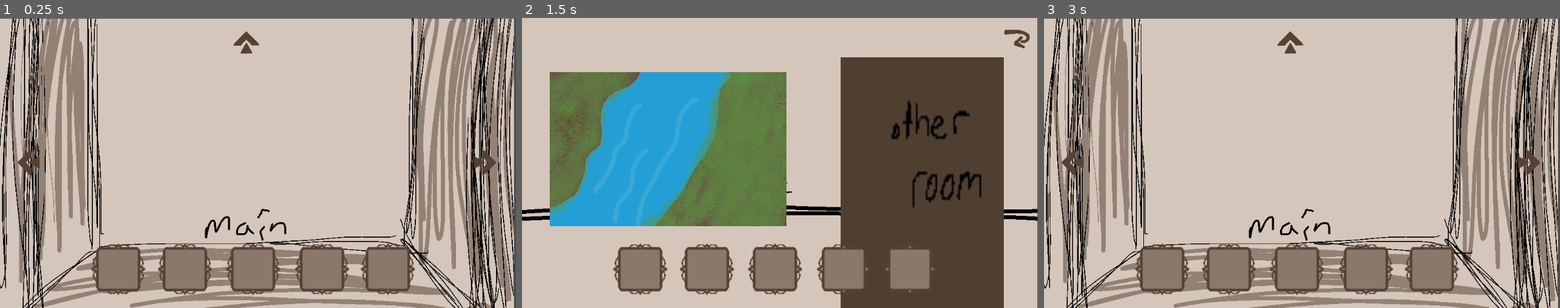
Above: before the commit, frames 1-3 (left to right).
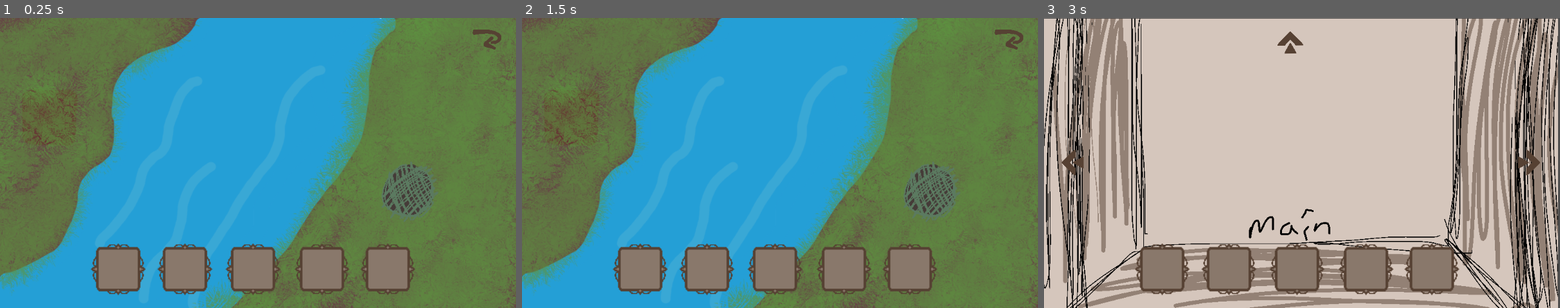
Above: after the commit, the same moments.

Repository: yaliu10/Escape-Room
Game: Godot game, scene res://room.tscn
Two runs of this game, one before a commit and one after it. Both use one fixed random seed, a clock stepped at 60 frames per second and the inputs below.
Inputs (mouse positions are in pixels of both pictures, inside the frame that each line leads up to):
- Up to frame 1 (0.25 s): no input
- Up to frame 2 (1.5 s): tap Enter at 0.5 s; drag from (552, 163) to (640, 270) at 0.52 s; tap Space at 1.25 s; drag from (1001, 163) to (640, 270) at 1.27 s
- Up to frame 3 (3 s): tap Enter at 2 s; move the mouse to (1291, 47) at 2.02 s; click (1291, 47) at 2.17 s; tap Space at 2.75 s; drag from (1539, 38) to (1229, 267) at 2.77 s

The runs differ from the first frame. In frame 1, 93% of the frame differs, in the area x 0-100%, y 0-100%; in frame 2, 83%; in frame 3, nothing differs.

Commit message:
key 2 done

Diff:
--- a/escape-room/room.gd
+++ b/escape-room/room.gd
@@ -232,6 +232,7 @@
 				area.get_parent().queue_free()
 				Input.set_custom_mouse_cursor(cursor)
 
+
 func _on_closed_flower_area_area_entered(area: Area2D) -> void:
 	if area.is_in_group("item"):
 			if area.get_parent().item_id == 2:
@@ -242,3 +243,10 @@
 				empty_slot(area.get_parent().drop_location_id)
 				area.get_parent().queue_free()
 				Input.set_custom_mouse_cursor(cursor)
+
+
+func _on_closed_trap_area_input_event(viewport: Node, event: InputEvent, shape_idx: int) -> void:
+	if event is InputEventMouseButton and event.button_index == MOUSE_BUTTON_LEFT:
+			$"In Left Painting/Open Trap".visible = true
+			$"In Left Painting/Closed Trap".queue_free()
+			$"In Left Painting/River Key". visible = true
--- a/escape-room/room.tscn
+++ b/escape-room/room.tscn
@@ -15,9 +15,12 @@
 [ext_resource type="Script" path="res://Scripts/item.gd" id="12_6j7kt"]
 [ext_resource type="Texture2D" uid="uid://bpxq4eq2ofdtj" path="res://art/IMG_2857.PNG" id="13_kk5r4"]
 [ext_resource type="Texture2D" uid="uid://ks7jr0qw0w5j" path="res://art/IMG_2858.PNG" id="13_nqj54"]
+[ext_resource type="Texture2D" uid="uid://cjj0w5nq385m1" path="res://art/IMG_2860.PNG" id="15_bv533"]
 [ext_resource type="Texture2D" uid="uid://dxwpnls8cv6ed" path="res://art/IMG_2862.PNG" id="15_kdw0l"]
 [ext_resource type="Texture2D" uid="uid://ce4f4wrwh13xj" path="res://art/IMG_2861.PNG" id="16_22rhc"]
+[ext_resource type="Texture2D" uid="uid://dklo3a56i6ypn" path="res://art/IMG_2859.PNG" id="16_fw5fg"]
 [ext_resource type="Texture2D" uid="uid://b7eimlxrbmt72" path="res://art/Hollyhock.png" id="17_k5f7d"]
+[ext_resource type="Texture2D" uid="uid://qgndunpgl4lh" path="res://art/Forget me not.png" id="17_txuyg"]
 
 [sub_resource type="RectangleShape2D" id="RectangleShape2D_5ms4q"]
 size = Vector2(83, 83)
@@ -58,6 +61,12 @@
 
 [sub_resource type="RectangleShape2D" id="RectangleShape2D_4ap62"]
 size = Vector2(180.667, 176.037)
+
+[sub_resource type="CircleShape2D" id="CircleShape2D_l222c"]
+radius = 33.1447
+
+[sub_resource type="CircleShape2D" id="CircleShape2D_h6m2b"]
+radius = 54.1905
 
 [sub_resource type="CapsuleShape2D" id="CapsuleShape2D_c4gaq"]
 radius = 27.3974
@@ -281,7 +290,6 @@
 shape = SubResource("RectangleShape2D_ka71n")
 
 [node name="In Left Painting" type="Sprite2D" parent="."]
-visible = false
 z_index = 1
 scale = Vector2(1.13086, 1.085)
 texture = ExtResource("6_x17j6")
@@ -319,6 +327,41 @@
 [node name="CollisionShape2D" type="CollisionShape2D" parent="In Left Painting/River Area"]
 position = Vector2(-118.494, 32.2581)
 shape = SubResource("RectangleShape2D_4ap62")
+
+[node name="Closed Trap" type="Sprite2D" parent="In Left Painting"]
+position = Vector2(807.35, 358.525)
+scale = Vector2(1.31556, 1.45737)
+texture = ExtResource("15_bv533")
+
+[node name="Closed Trap Area" type="Area2D" parent="In Left Painting/Closed Trap"]
+
+[node name="CollisionShape2D" type="CollisionShape2D" parent="In Left Painting/Closed Trap/Closed Trap Area"]
+shape = SubResource("CircleShape2D_l222c")
+
+[node name="Open Trap" type="Sprite2D" parent="In Left Painting"]
+visible = false
+position = Vector2(807.35, 358.525)
+scale = Vector2(1.31556, 1.45737)
+texture = ExtResource("16_fw5fg")
+
+[node name="River Key" type="Sprite2D" parent="In Left Painting"]
+visible = false
+position = Vector2(804.697, 354.839)
+rotation = 0.68382
+scale = Vector2(0.482841, 0.482841)
+texture = ExtResource("17_txuyg")
+script = ExtResource("12_6j7kt")
+item_id = 4
+
+[node name="River Key Area" type="Area2D" parent="In Left Painting/River Key" groups=["item"]]
+
+[node name="CollisionShape2D" type="CollisionShape2D" parent="In Left Painting/River Key/River Key Area"]
+position = Vector2(-0.915782, -21.4159)
+shape = SubResource("CircleShape2D_h6m2b")
+
+[node name="Timer" type="Timer" parent="In Left Painting/River Key"]
+wait_time = 0.2
+one_shot = true
 
 [node name="In Right Painting" type="Sprite2D" parent="."]
 visible = false
@@ -442,6 +485,9 @@
 [connection signal="mouse_entered" from="In Left Painting/Left Painting Return/Left Painting Return Area" to="." method="change_cursor_in_painting"]
 [connection signal="mouse_exited" from="In Left Painting/Left Painting Return/Left Painting Return Area" to="." method="change_cursor_back_in_painting"]
 [connection signal="area_entered" from="In Left Painting/River Area" to="." method="_on_river_area_area_entered"]
+[connection signal="input_event" from="In Left Painting/Closed Trap/Closed Trap Area" to="." method="_on_closed_trap_area_input_event"]
+[connection signal="input_event" from="In Left Painting/River Key/River Key Area" to="In Left Painting/River Key" method="_on_empty_bucket_area_input_event"]
+[connection signal="timeout" from="In Left Painting/River Key/Timer" to="In Left Painting/River Key" method="_on_timer_timeout"]
 [connection signal="area_entered" from="In Right Painting/Closed Flower/Closed Flower Area" to="." method="_on_closed_flower_area_area_entered"]
 [connection signal="input_event" from="In Right Painting/Right Painting Return/Right Painting Return Area" to="." method="_on_right_painting_return_area_input_event"]
 [connection signal="mouse_entered" from="In Right Painting/Right Painting Return/Right Painting Return Area" to="." method="change_cursor_in_painting"]
Not shown: 1 places in escape-room/room.tscn that only renumber resources
